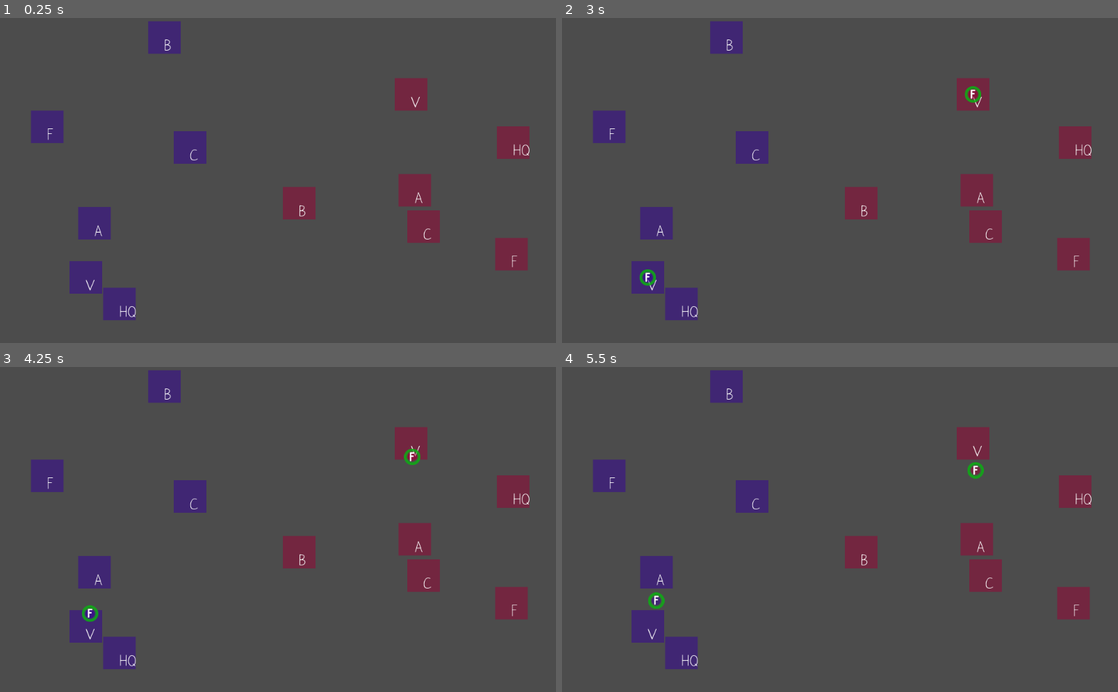
Above: before the commit, frames 1-4 (two rows, left to right).
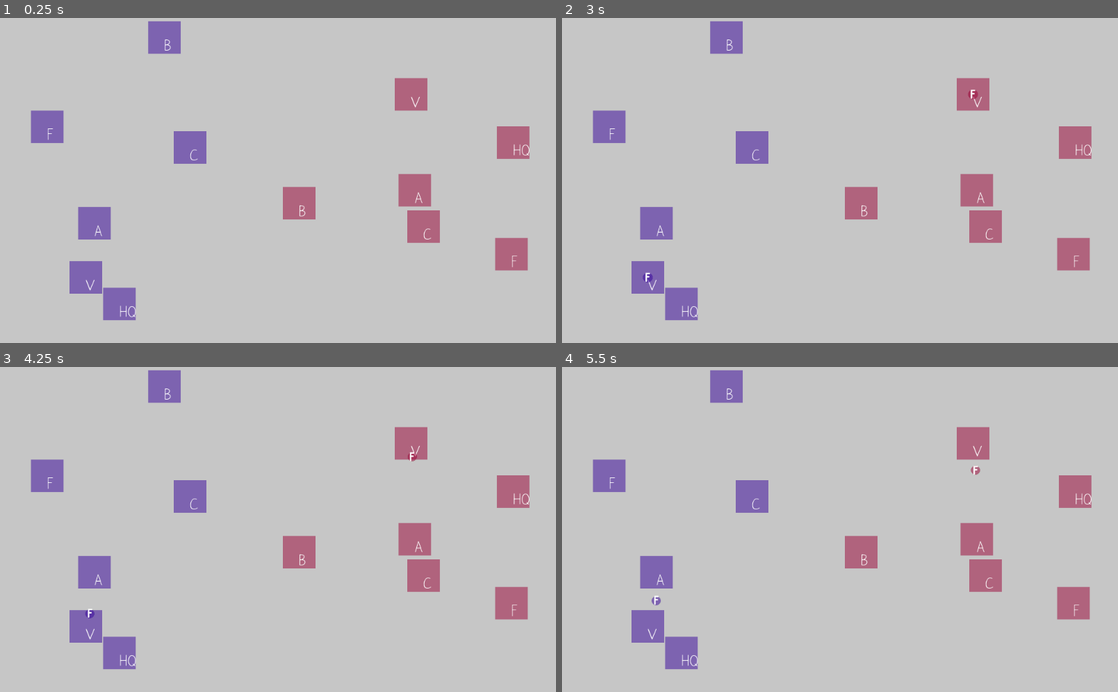
Above: after the commit, the same moments.

Repository: rojekabc/godot-rescue-from-sky
Game: Godot game, scene res://Scenes/World.tscn
The game is run twice, just before and just after one commit, with the same random seed, the same clock (stepped at 60 frames per second) and the same inputs.
Inputs (mouse positions are in pixels of both pictures, inside the frame that each line leads up to):
- Up to frame 1 (0.25 s): no input
- Up to frame 2 (3 s): tap Enter at 0.5, 2 s; move the mouse to (962, 164) at 0.52 s; click (962, 164) at 0.67 s; tap Space at 1.25, 2.75 s; move the mouse to (728, 196) at 1.27 s; click (728, 196) at 1.42 s; move the mouse to (895, 109) at 2.02 s; click (895, 109) at 2.17 s; move the mouse to (812, 245) at 2.77 s; click (812, 245) at 2.92 s
- Up to frame 3 (4.25 s): move the mouse to (444, 578) at 3.52 s; click (444, 578) at 3.67 s
- Up to frame 4 (5.5 s): move the mouse to (673, 480) at 4.27 s; click (673, 480) at 4.42 s; move the mouse to (867, 529) at 5.02 s; click (867, 529) at 5.17 s

The runs differ from the first frame. In frame 1, 100% of the frame differs, in the area x 0-100%, y 0-100%; in frame 2, 100%; in frame 3, 100%; in frame 4, 100%.

Commit message:
Issue #24. Create airplane squad sprite.
Change all sprites to be a caricature style.

Diff:
--- a/Interfaces/Moveable.gd
+++ b/Interfaces/Moveable.gd
@@ -39,6 +39,14 @@
 func get_rotation_degrees() -> float:
 	return rad2deg(target.position.angle_to_point(object.position));
 
+func get_closest_rotation() -> float:
+	var degrees = get_rotation_degrees()
+	var closest = 0
+	for i in [-180, -135, -90, -45, 0, 45, 90, 135, 180]:
+		if abs(i-degrees) < abs(closest-degrees): closest = i
+	return closest
+
+
 func calculate_move():
 	var targetVector = target.position - object.position
 	var distance = targetVector.length()
--- a/Objects/AirPlane.gd
+++ b/Objects/AirPlane.gd
@@ -16,6 +16,6 @@
 func get_name():
 	var planeTypeName = 'UFO'
 	match type:
-		Game.FIGHTER: planeTypeName = 'Fighter'
-		Game.BOMBER: planeTypeName = 'Bomber'
+		Game.PLANE.FIGHTER: planeTypeName = 'Fighter'
+		Game.PLANE.BOMBER: planeTypeName = 'Bomber'
 	return Game.playerDefinitions[ownerIdx].name + '.' + planeTypeName
--- a/Objects/Game.gd
+++ b/Objects/Game.gd
@@ -7,10 +7,10 @@
 var timetick = 0
 var armyId = 0 setget ,get_army_id
 # Scenes
-var Structure
-var Transport
-var Squad
-var Army
+var Structure : Area2D
+var Transport : Area2D
+var Squad : Area2D
+var Army : Area2D
 
 # Objects
 #warning-ignore:unused_class_variable
--- a/Scenes/Army.tscn
+++ b/Scenes/Army.tscn
@@ -86,9 +86,12 @@
 	# select current attacking element
 	attackTarget = body
 
+func reset_rotation():
+	$Sprite.rotation_degrees = Moveable.get_rotation_degrees()
+
 func assign_target(target):
 	Moveable.assign_target(target)
-	$Sprite.rotation_degrees = Moveable.get_rotation_degrees()
+	reset_rotation()
 
 func find_new_target():
 	stop_attacking()
--- a/Scenes/Squad.tscn
+++ b/Scenes/Squad.tscn
@@ -1,6 +1,7 @@
 [gd_scene load_steps=6 format=2]
 
-[ext_resource path="res://Resources/ColorShader.shader" type="Shader" id=1]
+[ext_resource path="res://Resources/ArmyMaterial.shader" type="Shader" id=1]
+[ext_resource path="res://Resources/Fighter.png" type="Texture" id=2]
 
 [sub_resource type="GDScript" id=1]
 resource_name = "Squad"
@@ -31,9 +32,20 @@
 	PlaneHolder = Game.PlaneHolder.new(self)
 	connect('update_planes', self, '_update_planes')
 
+func reset_rotation():
+	$Sprite.rotation_degrees = Moveable.get_closest_rotation()
+
+func assign_target(target : Area2D):
+	Moveable.assign_target(target)
+	reset_rotation()
+
+func move_home():
+	Moveable.assign_target(Moveable.source)
+	reset_rotation()
+
 func target_destroyed(target):
 	Game.verbose(get_name() + ': Target destroyed')
-	Moveable.move_home()
+	move_home()
 
 func _update_planes(object, planesData):
 	type = Game.PLANE.FIGHTER
@@ -58,7 +70,7 @@
 		clean()
 	else:
 		attack_target()
-		Moveable.move_home()
+		move_home()
 
 func attack_target():
 	var target = Moveable.target
@@ -127,30 +139,25 @@
 	pass
 "
 
-[sub_resource type="ShaderMaterial" id=2]
+[sub_resource type="ShaderMaterial" id=3]
 shader = ExtResource( 1 )
-shader_param/color = Plane( 0.8, 0, 0, 0.6 )
+shader_param/color = Plane( 1, 0, 0, 1 )
 
-[sub_resource type="ImageTexture" id=3]
-flags = 0
-flags = 0
-size = Vector2( 20, 20 )
-
-[sub_resource type="RectangleShape2D" id=4]
+[sub_resource type="RectangleShape2D" id=2]
 extents = Vector2( 15, 15 )
 
 [node name="Squad" type="Area2D" groups=[
 "Squad",
 ]]
-position = Vector2( 349.767, 72.1741 )
 script = SubResource( 1 )
 __meta__ = {
 "_edit_group_": true
 }
 
 [node name="Sprite" type="Sprite" parent="."]
-material = SubResource( 2 )
-texture = SubResource( 3 )
+material = SubResource( 3 )
+texture = ExtResource( 2 )
 
 [node name="CollisionShape2D" type="CollisionShape2D" parent="."]
-shape = SubResource( 4 )
+visible = false
+shape = SubResource( 2 )
--- a/Scenes/Transport.tscn
+++ b/Scenes/Transport.tscn
@@ -1,6 +1,6 @@
 [gd_scene load_steps=7 format=2]
 
-[ext_resource path="res://Resources/TransportCircle.shader" type="Shader" id=1]
+[ext_resource path="res://Resources/ArmyMaterial.shader" type="Shader" id=1]
 [ext_resource path="res://Resources/Transport.png" type="Texture" id=2]
 [ext_resource path="res://Resources/TransportFont.tres" type="DynamicFont" id=3]
 
--- a/Scenes/World.tscn
+++ b/Scenes/World.tscn
@@ -205,6 +205,8 @@
 	squad.position = source.position
 	squad.ownerIdx = source.ownerIdx
 	squad.Moveable.assign(source, target)
+	squad.assign_target(target)
+	squad.get_node('Sprite').material = Game.playerDefinitions[squad.ownerIdx].armyMaterial
 	source.PlaneHolder.rem_planes(planes)
 	squad.PlaneHolder.add_planes(planes)
 	$Map/Squads.add_child(squad)
@@ -242,6 +244,7 @@
 	elif object.is_in_group(\"Squad\"):
 		$Tween.remove(object, key)
 		_calculate_move_tween(object)
+		object.reset_rotation()
 	elif object.is_in_group(\"Army\"):
 		$Tween.remove(object, key)
 		# Check that are any new closest target
--- a/project.godot
+++ b/project.godot
@@ -31,4 +31,5 @@
 [rendering]
 
 quality/driver/driver_name="GLES2"
+environment/default_clear_color=Color( 0.776471, 0.776471, 0.776471, 1 )
 environment/default_environment="res://default_env.tres"
Binary file changed: Resources/Army20.png
Binary file added: Resources/Fighter.png
Binary file changed: Resources/Transport.png
